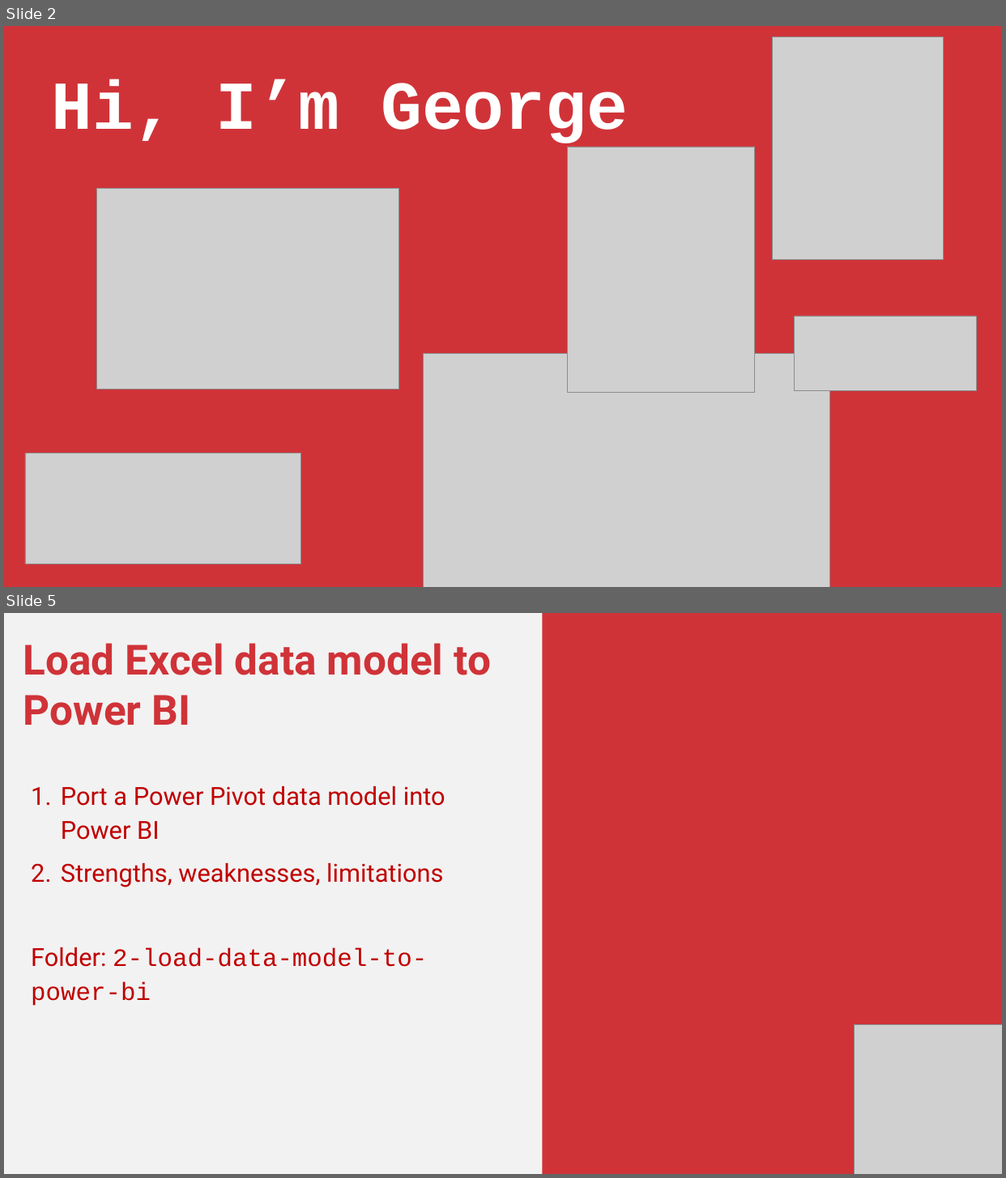
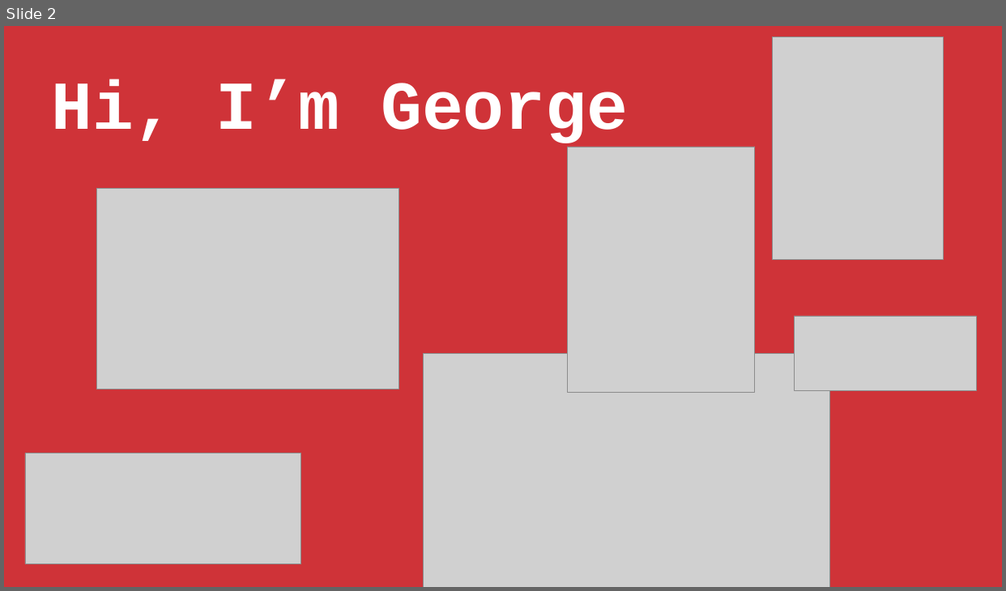
Before and after one commit to stringfestdata/modern-excel-demo-day, a slide deck: modern-excel-demo-day.pptx. Shown one above the other, each under a label of ours: slides 2 and 5 before the commit, slide 2 after it; the slides between them are not shown. The pictures are 1006x1178 and 1006x591 pixels, drawn with LibreOffice and Linux fonts; fonts in the diff are those of the drawing; grey boxes stand for pictures. Boxes give left, top, right and bottom in pixels: in the first picture for what was removed or moved away, otherwise in the second. Text is boxed around its words. In the diff, an @@ line names an element or a change of style, - is before the commit and + after.

```diff
--- a/modern-excel-demo-day.pptx
+++ b/modern-excel-demo-day.pptx
@@ slide 5 removed at (x1=4, y1=613, x2=1002, y2=1174), background #F2F2F2 @@
@@ rectangle removed at (x1=542, y1=613, x2=1002, y2=1174) @@
@@ text removed at (x1=23, y1=643, x2=491, y2=1006) @@
-Load Excel data model to Power BI
-1. Port a Power Pivot data model into Power BI
-2. Strengths, weaknesses, limitations
-Folder: 2-load-data-model-to-power-bi
@@ picture removed at (x1=854, y1=1024, x2=1002, y2=1174) @@
```
Also in this commit, not shown: 1 slide changed, 19 slides added, 4 other slides removed, 1 other file.
